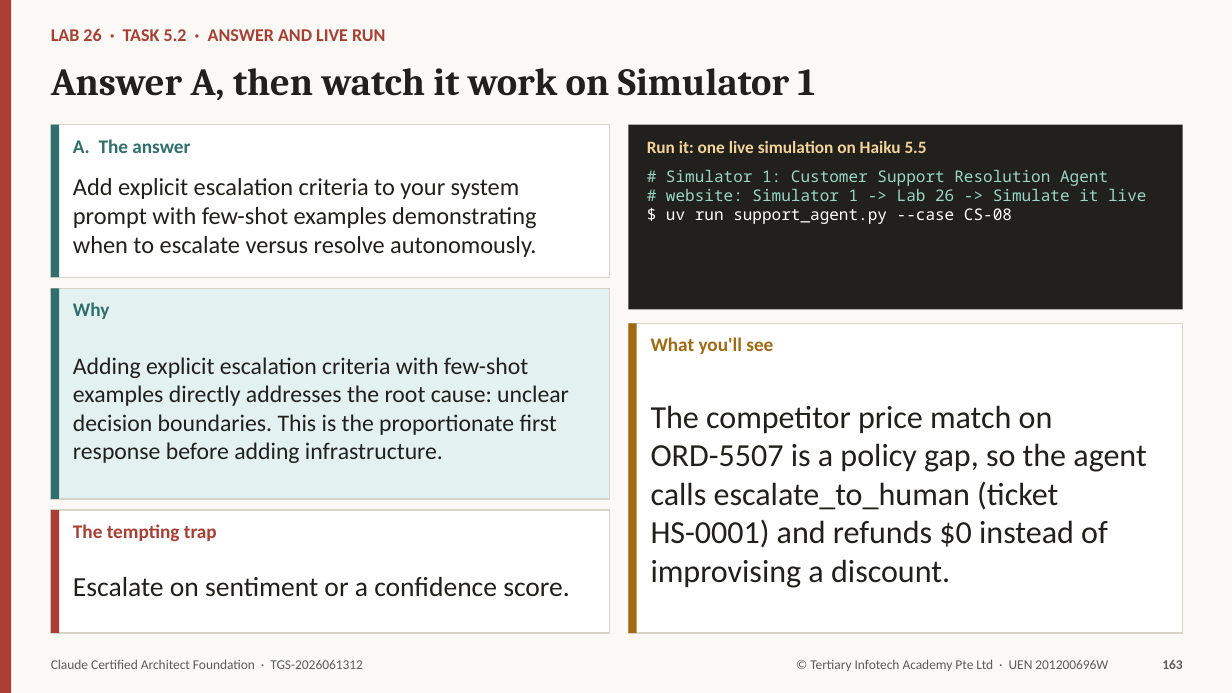
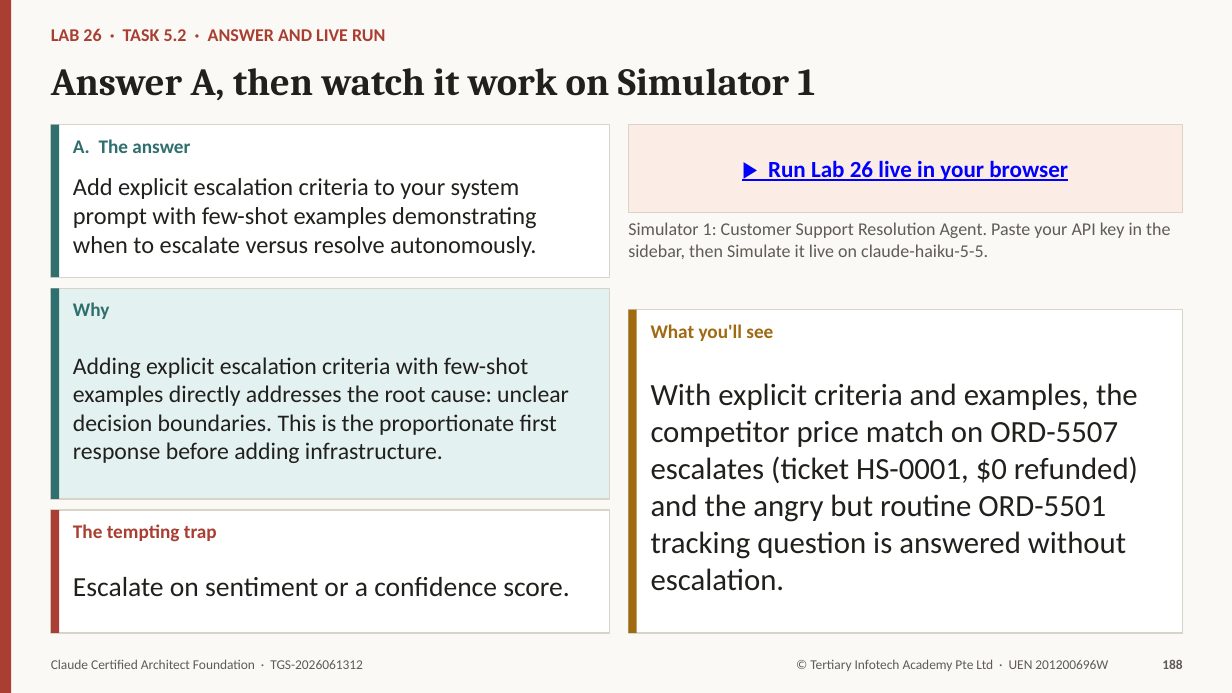
Before and after one commit to tertiarycourses/TGS-2026061312-Claude-Certified-Architect-Foundation, a slide deck: slide 188 of courseware/TGS-2026061312-Claude-Certified-Architect-Foundation-Trainer-Slides-v3.0.pptx (slide 163 before the commit). Drawn at 1232x693 pixels with LibreOffice and Linux fonts; fonts in the diff are those of the drawing. Boxes give left, top, right and bottom in pixels: in the first picture for what was removed or moved away, otherwise in the second. Text is boxed around its words. In the diff, an @@ line names an element or a change of style, - is before the commit and + after.

```diff
--- a/courseware/TGS-2026061312-Claude-Certified-Architect-Foundation-Trainer-Slides-v3.0.pptx
+++ b/courseware/TGS-2026061312-Claude-Certified-Architect-Foundation-Trainer-Slides-v3.0.pptx
@@ rectangle "▶ Run Lab 26 live ...": place and size @@
-rectangle "▶ Run Lab 26 live ..." at bbox=[628, 125, 1183, 310]
+rectangle "▶ Run Lab 26 live ..." at bbox=[628, 125, 1183, 213]
@@ rectangle "▶ Run Lab 26 live ..." at bbox=[628, 125, 1183, 213]: fill #21201C to #FBEDE6; outline none to #D9D4C8 1 pt @@
@@ text removed at bbox=[666, 170, 1146, 224] @@
-# Simulator 1: Customer Support Resolution Agent
-# website: Simulator 1 -> Lab 26 -> Simulate it live
-$ uv run support_agent.py --case CS-08
@@ text in rectangle at bbox=[768, 160, 1068, 181]: text added @@
+▶ Run Lab 26 live in your browser
@@ text at bbox=[628, 222, 1170, 259]: text changed; size 13.5 to 14 pt; text colour #F2D398 to #5F5C56; bold off @@
-Run it: one live simulation on Haiku 5.5
+Simulator 1: Customer Support Resolution Agent. Paste your API key in the sidebar, then Simulate it live on claude-haiku-5-5.
@@ rectangle: place and size @@
-rectangle at bbox=[628, 323, 1183, 633]
+rectangle at bbox=[628, 310, 1183, 633]
@@ rectangle: place and size @@
-rectangle at bbox=[628, 323, 637, 633]
+rectangle at bbox=[628, 310, 637, 633]
@@ text "What you'll see": place and size @@
-text "What you'll see" at bbox=[651, 337, 773, 354]
+text "What you'll see" at bbox=[651, 324, 773, 341]
@@ text at bbox=[651, 383, 1138, 591]: text changed; size 25 to 24 pt @@
-The competitor price match on ORD-5507 is a policy gap, so the agent calls escalate_to_human (ticket HS-0001) and refunds $0 instead of improvising a discount.
+With explicit criteria and examples, the competitor price match on ORD-5507 escalates (ticket HS-0001, $0 refunded) and the angry but routine ORD-5501 tracking question is answered without escalation.
@@ text at bbox=[1162, 660, 1182, 669]: text changed @@
-163
+188
```
Also in this commit, not shown: 176 other slides changed, 33 slides added, 1 other file.
